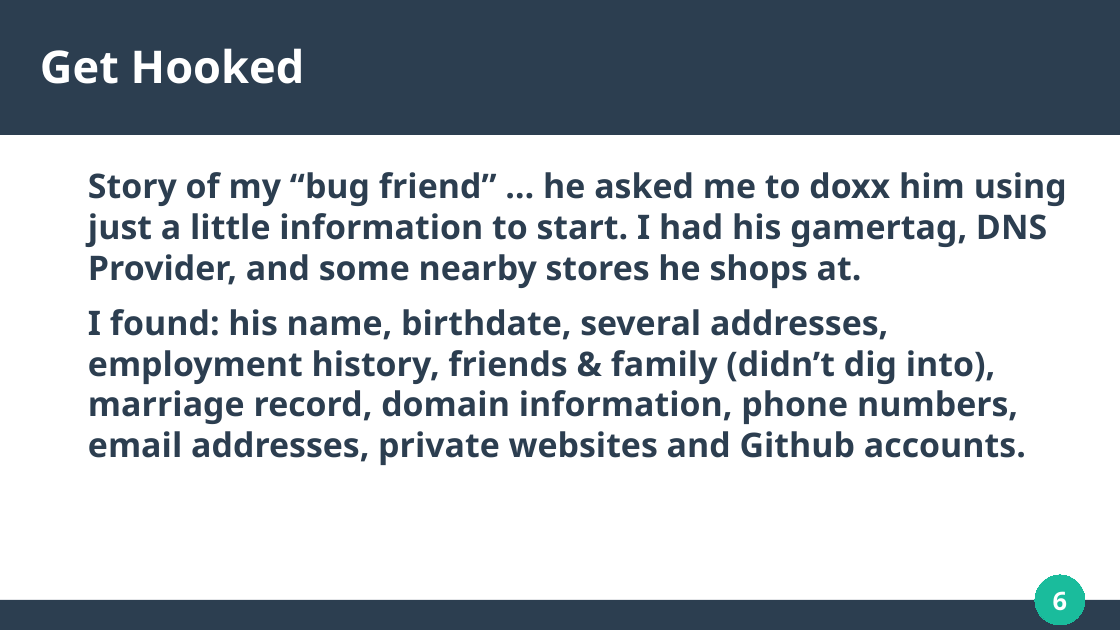
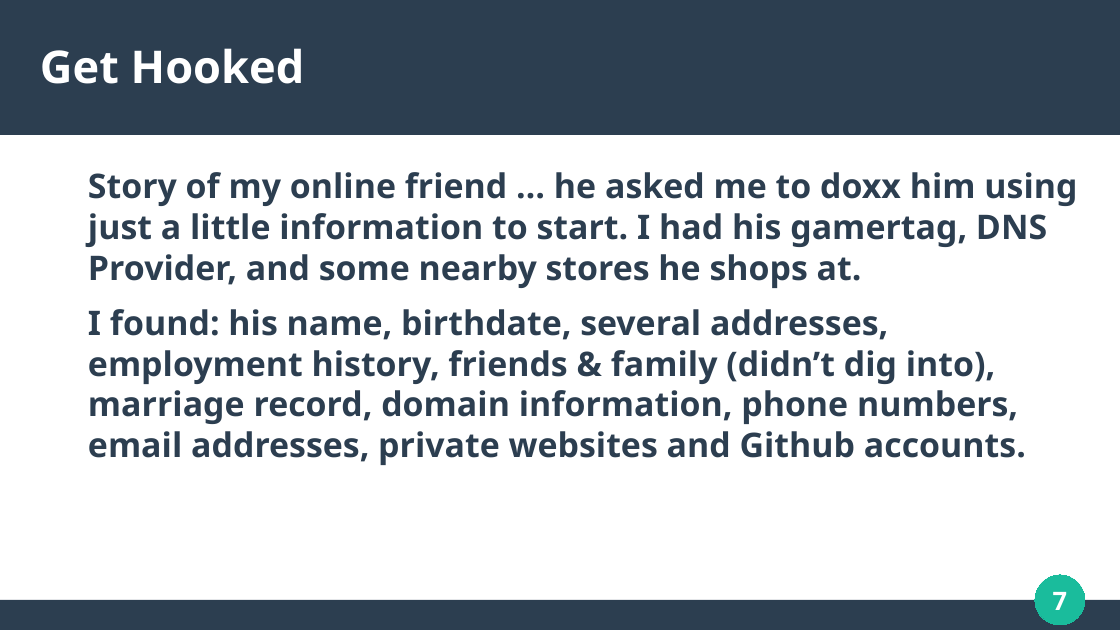
Before and after one commit to RealAsira/OwnYourOSINT, a slide deck: slide 7 of Own Your OSINT.odp (slide 6 before the commit). Drawn at 1120x630 pixels with LibreOffice and Linux fonts; fonts in the diff are those of the drawing. Boxes give left, top, right and bottom in pixels: in the first picture for what was removed or moved away, otherwise in the second. Text is boxed around its words. In the diff, an @@ line names an element or a change of style, - is before the commit and + after.

```diff
--- a/Own Your OSINT.odp
+++ b/Own Your OSINT.odp
@@ text at <box>88,172,1077,288</box>: text changed @@
-Story of my “bug friend” … he asked me to doxx him using just a little information to start. I had his gamertag, DNS Provider, and some nearby stores he shops at.
+Story of my online friend … he asked me to doxx him using just a little information to start. I had his gamertag, DNS Provider, and some nearby stores he shops at.
@@ page number at <box>1053,592,1068,610</box>: text changed @@
-6
+7
```
Also in this commit, not shown: 6 other slides changed, 2 slides added, 2 slides removed.
